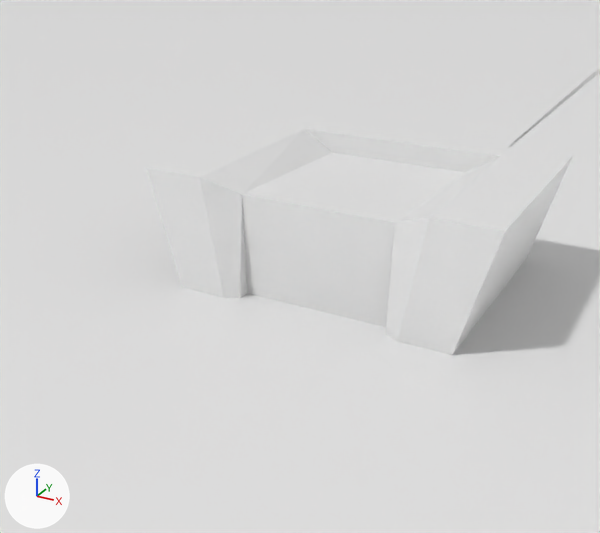
The glTF model meshes/assets.glb, before and after one commit.
Both versions are drawn from a camera (50 mm lens) standing at (0.833, -1.849, 0.903) and looking at (-0.134, -0.092, 0.024). Arrows for +X, +Y and +Z are at lower left; the lights stay in place.

In view in the first picture: 'enviroment', 'robot1'.
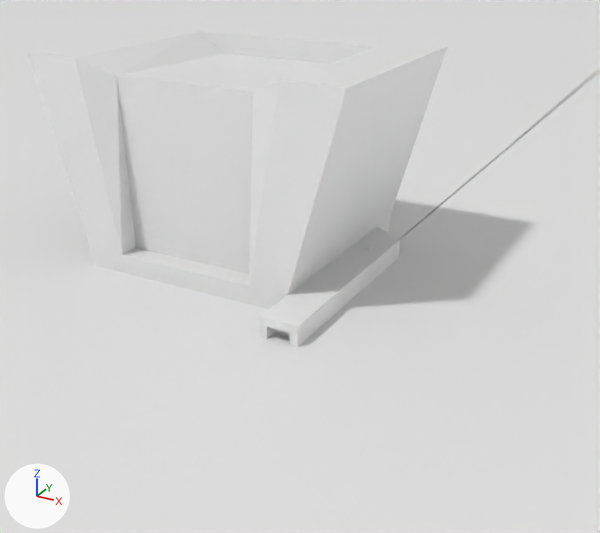
Pixel boxes (x1, y1, x2, y2) of what changed, in the pictures (600 x 533 px):
```json
{"object": "robot1", "change": "moved", "before": [146, 116, 573, 355], "after": [27, 24, 448, 347]}
```

The change, as JSON lines over the scene's bpy script:
```json
{"op": "set", "path": "ob_robot1.location", "old": "(0.0, 0.0, 0.0)", "new": "(-0.355, 0.0, 0.249)"}
```
